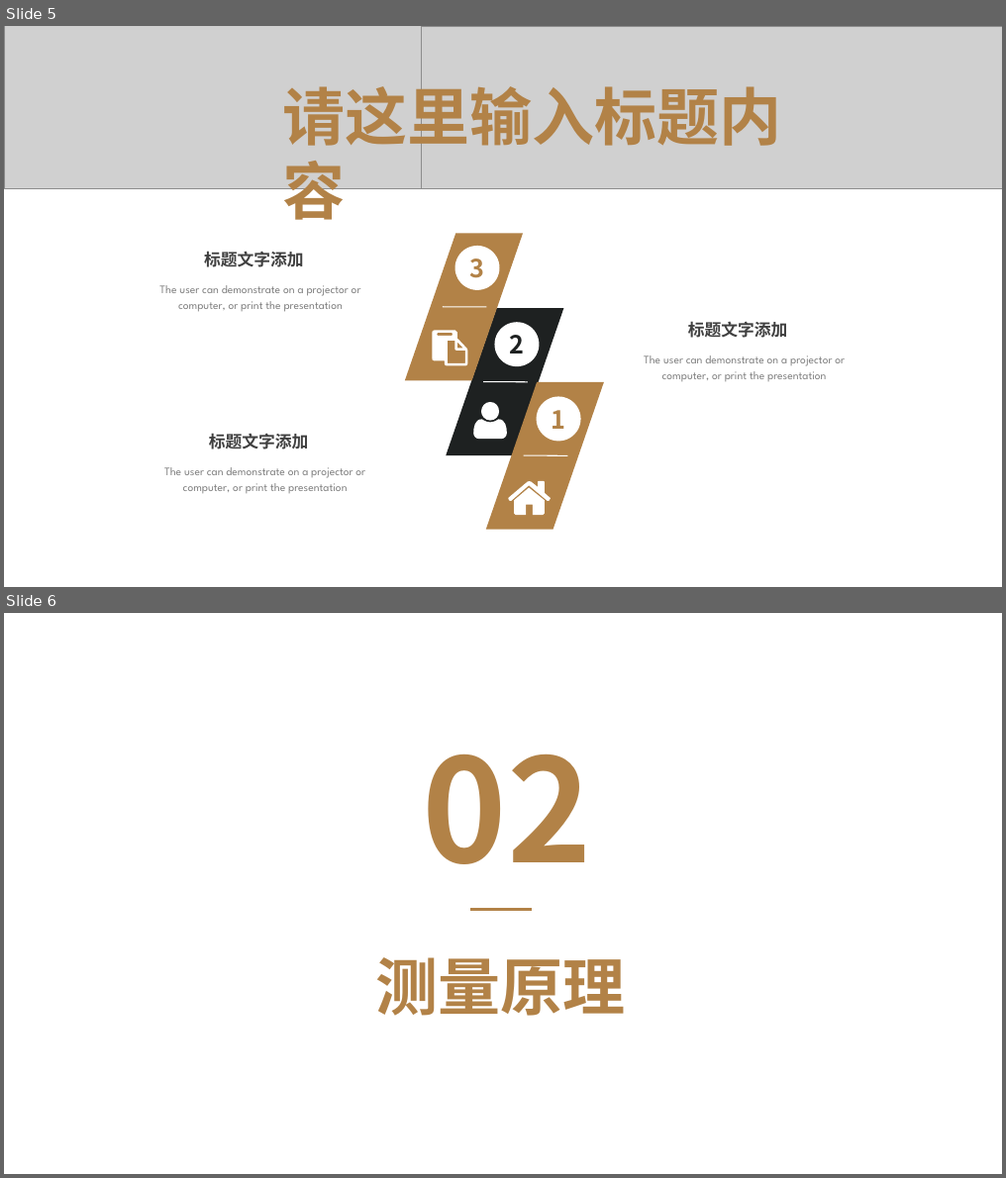
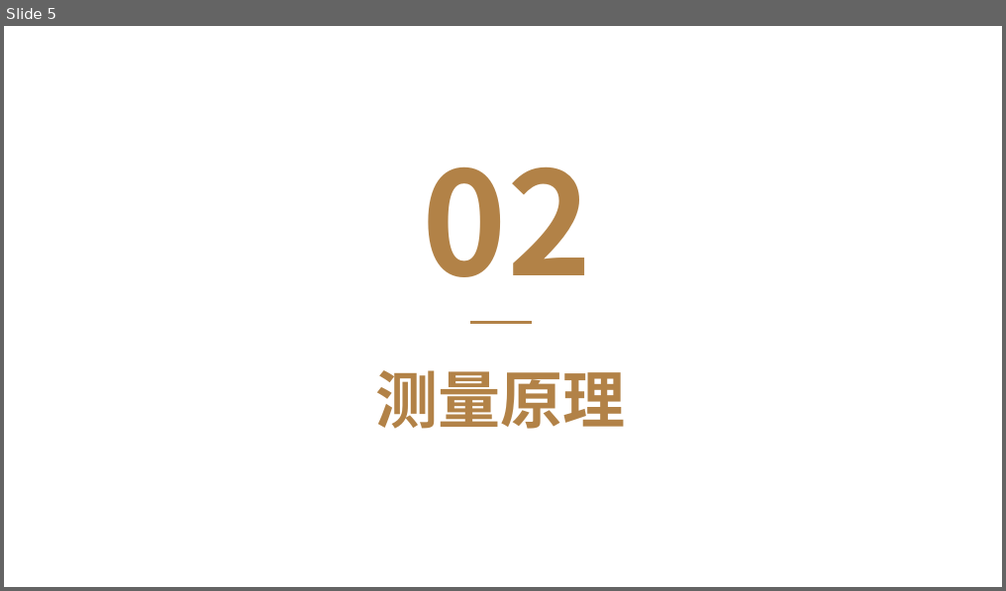
Before and after one commit to CollaalloC/Documents, a slide deck: 光电检测/光电检测.pptx. Shown one above the other, each under a label of ours: slides 5 and 6 before the commit, slide 5 after it. The pictures are 1006x1178 and 1006x591 pixels, drawn with LibreOffice and Linux fonts; fonts in the diff are those of the drawing; grey boxes stand for pictures; background and template pictures are left out. Boxes give left, top, right and bottom in pixels: in the first picture for what was removed or moved away, otherwise in the second. Text is boxed around its words. In the diff, an @@ line names an element or a change of style, - is before the commit and + after.

```diff
--- a/光电检测/光电检测.pptx
+++ b/光电检测/光电检测.pptx
@@ slide 5 removed at (4,26,1002,587), background #FFFFFF @@
@@ picture removed at (4,26,422,188) @@
@@ picture removed at (422,26,1002,189) @@
@@ text removed at (283,76,782,230) @@
-请这里输入标题内容
@@ parallelogram removed at (405,233,524,380) @@
@@ text removed at (204,252,303,268) @@
-标题文字添加
@@ ellipse removed at (455,246,500,290) @@
-3
@@ text removed at (159,285,361,312) @@
-The user can demonstrate on a projector or computer, or print the presentation
@@ line removed from (443, 307) to (487, 307) @@
@@ parallelogram removed at (446,308,564,456) @@
@@ ellipse removed at (494,322,539,367) @@
-2
@@ text removed at (688,321,787,338) @@
-标题文字添加
@@ freeform shape removed at (433,331,467,366) @@
@@ text removed at (644,356,845,381) @@
-The user can demonstrate on a projector or computer, or print the presentation
@@ freeform shape removed at (473,402,506,439) @@
@@ line removed from (483, 382) to (528, 382) @@
@@ parallelogram removed at (486,382,604,530) @@
@@ ellipse removed at (537,396,580,441) @@
-1
@@ text removed at (209,433,308,450) @@
-标题文字添加
@@ text removed at (164,468,365,493) @@
-The user can demonstrate on a projector or computer, or print the presentation
@@ line removed from (524, 456) to (567, 457) @@
@@ freeform shape removed at (509,481,550,515) @@
@@ what was slide 6 is now slide 5 @@
```
Also in this commit, not shown: 2 other slides removed.
